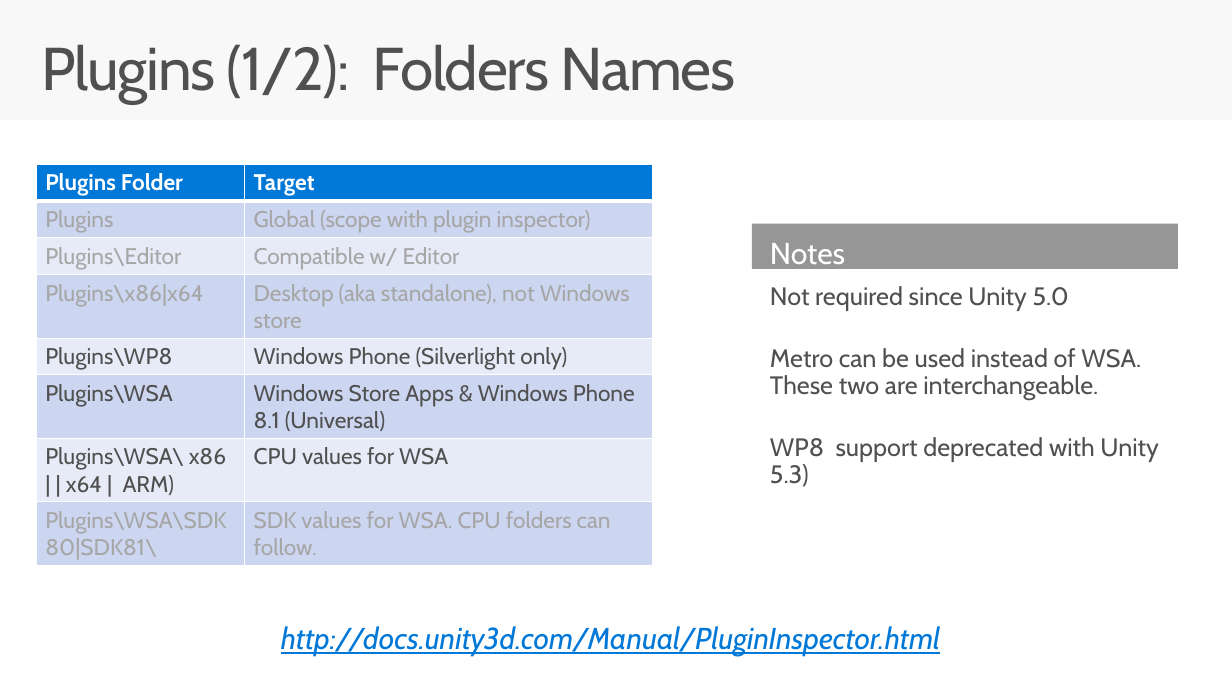
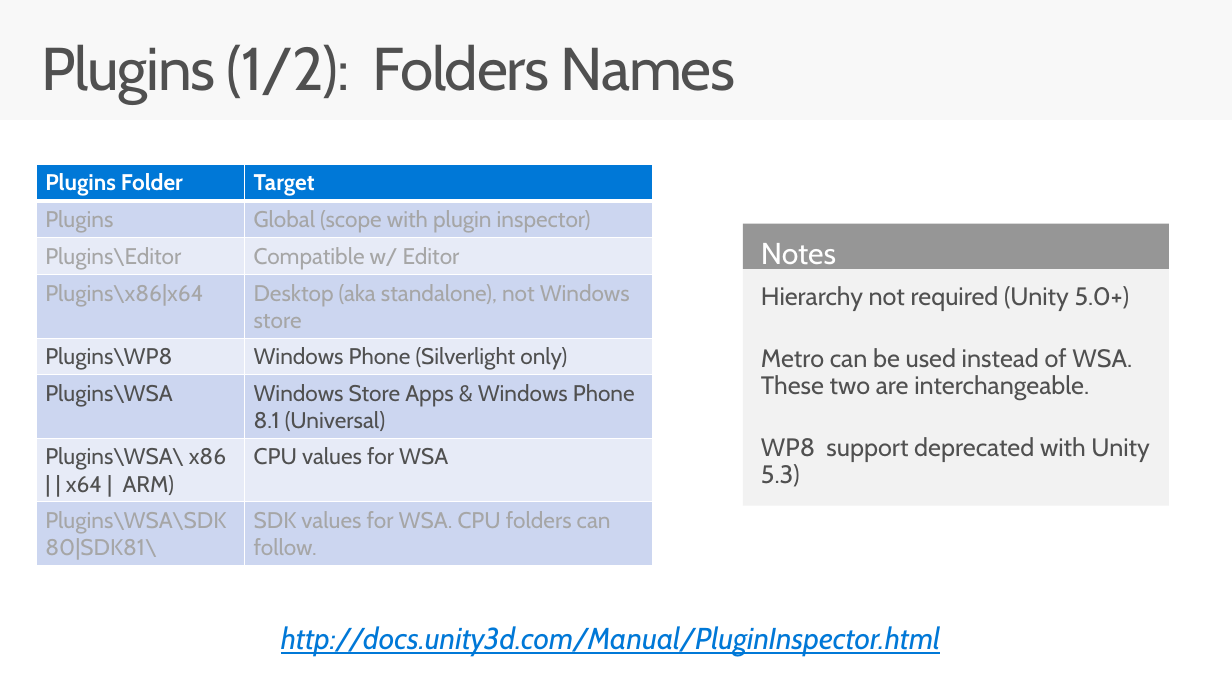
Before and after one commit to grazies/CodeLabs-GameDev-2-UnityWin10, a slide deck: slide 10 of UnityLightUp.pptx (slide 9 before the commit). Drawn at 1232x693 pixels with LibreOffice and Linux fonts; fonts in the diff are those of the drawing. Boxes give left, top, right and bottom in pixels: in the first picture for what was removed or moved away, otherwise in the second. Text is boxed around its words. In the diff, an @@ line names an element or a change of style, - is before the commit and + after.

```diff
--- a/UnityLightUp.pptx
+++ b/UnityLightUp.pptx
@@ rectangle "Notes": place and size @@
-rectangle "Notes" at box(752, 224, 1178, 269)
+rectangle "Notes" at box(743, 224, 1169, 269)
@@ rectangle "Hierarchy not required (Unity 5.0+)": place and size @@
-rectangle "Hierarchy not required (Unity 5.0+)" at box(770, 286, 1158, 487)
+rectangle "Hierarchy not required (Unity 5.0+)" at box(743, 269, 1169, 505)
@@ rectangle "Hierarchy not required (Unity 5.0+)" at box(743, 269, 1169, 505): fill none to #F2F2F2 @@
@@ text in rectangle at box(761, 286, 1130, 311): text changed @@
-Not required since Unity 5.0
+Hierarchy not required (Unity 5.0+)
```
Also in this commit, not shown: 5 other slides changed, 2 slides added, 1 slide removed.
